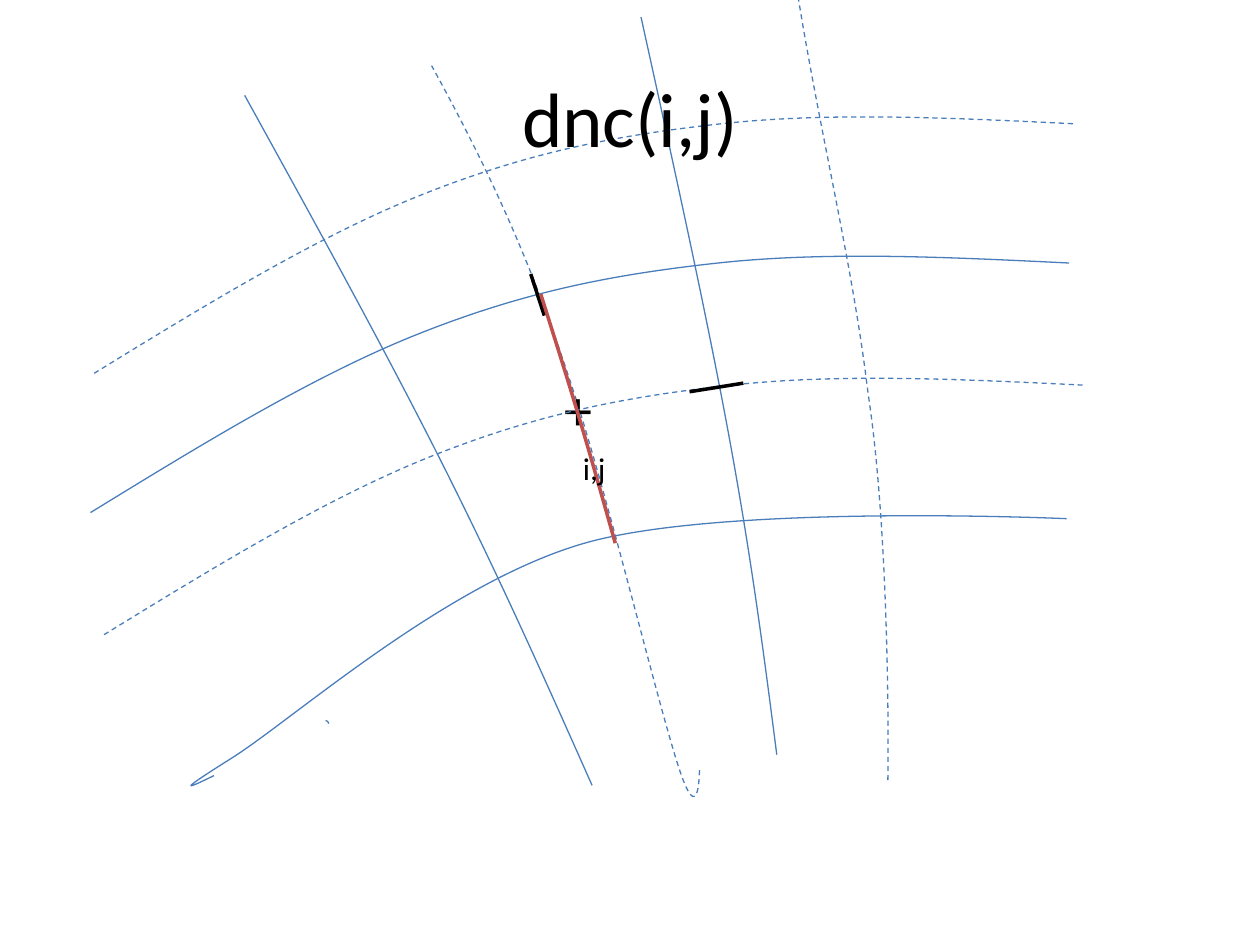
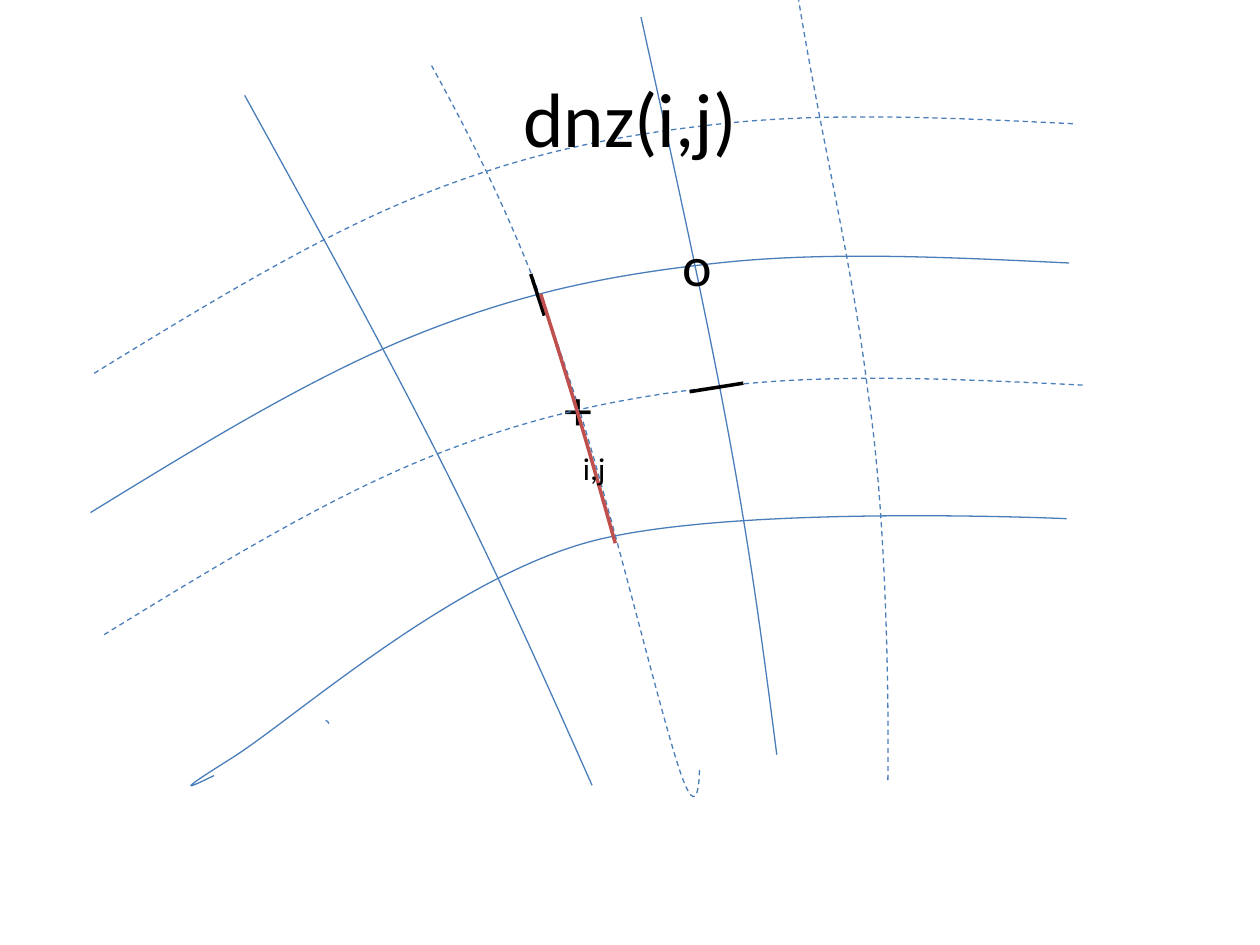
Before and after one commit to openearth/xbeach, a slide deck: slide 7 of doc/curvilinear grid properties.pptx (slide 6 before the commit). Drawn at 1260x945 pixels with LibreOffice and Linux fonts; fonts in the diff are those of the drawing. Boxes give left, top, right and bottom in pixels: in the first picture for what was removed or moved away, otherwise in the second. Text is boxed around its words. In the diff, an @@ line names an element or a change of style, - is before the commit and + after.

```diff
--- a/doc/curvilinear grid properties.pptx
+++ b/doc/curvilinear grid properties.pptx
@@ title at [523, 83, 736, 165]: text changed @@
-dnc(i,j)
+dnz(i,j)
@@ text added at [682, 239, 712, 299], 32 pt, text #000000 @@
+o
```
Also in this commit, not shown: 7 other slides changed, 7 slides added, 1 slide removed.
